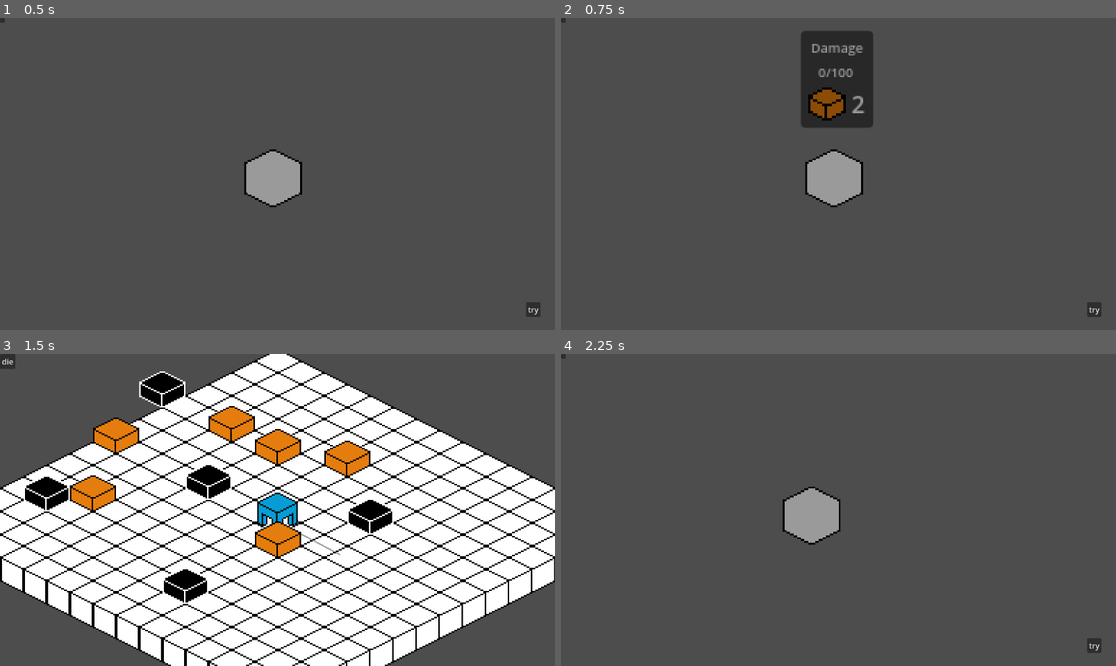
Above: before the commit, frames 1-4 (two rows, left to right).
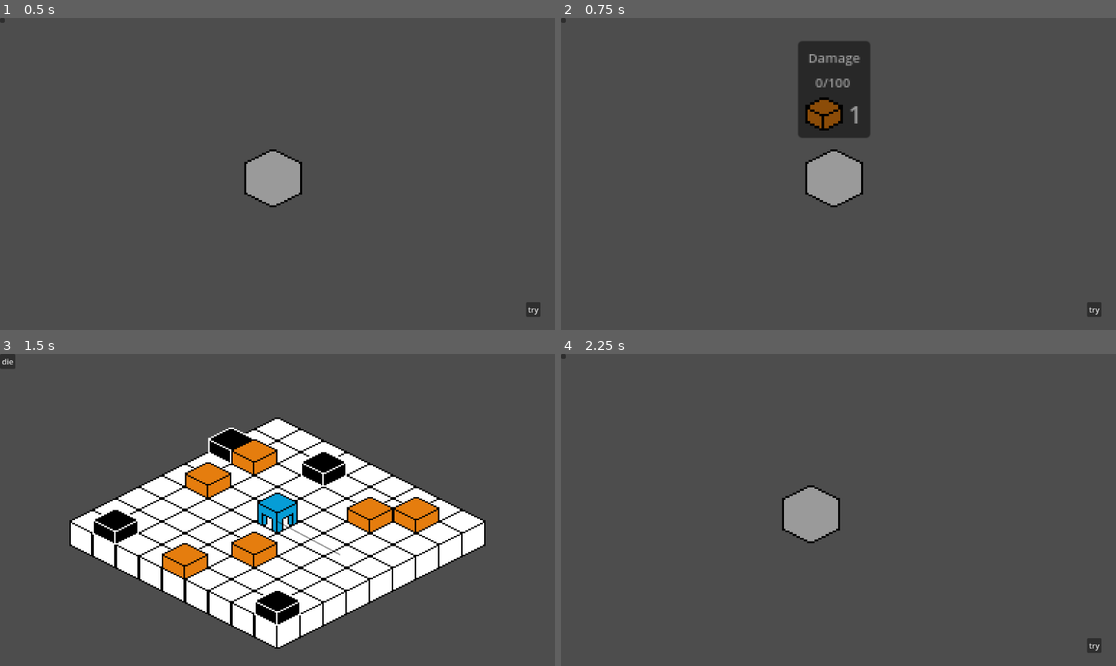
Above: after the commit, the same moments.

Repository: Hiqqup/no_time_to_mine
Game: Godot game, scene res://src/scenes/main.tscn
Two runs of this game, one before a commit and one after it. Both use one fixed random seed, a clock stepped at 60 frames per second and the inputs below.
Inputs (mouse positions are in pixels of both pictures, inside the frame that each line leads up to):
- Up to frame 1 (0.5 s): no input
- Up to frame 2 (0.75 s): click (832, 177) at 0.5 s
- Up to frame 3 (1.5 s): click "try" at 1.25 s
- Up to frame 4 (2.25 s): click "die" at 2 s

Frame 1 is identical in both runs. In frame 2, 2.3% of the frame differs, in the area x 42-57%, y 4-39%; in frame 3, 54%, in the area x 0-100%, y 0-100%; in frame 4, 0.3%.

Commit message:
backup before refactoring types to resources

Diff:
--- a/project.godot
+++ b/project.godot
@@ -27,6 +27,7 @@
 upgrade_stats=""
 forge=""
 item_types=""
+harvestable_types=""
 
 [input]
 
--- a/src/scenes/composables/gui_item_list_displayer.tscn
+++ b/src/scenes/composables/gui_item_list_displayer.tscn
@@ -1,6 +1,6 @@
 [gd_scene load_steps=2 format=3 uid="uid://yrnc5t2rwa3j"]
 
-[ext_resource type="Script" uid="uid://dx0hb3hv47va4" path="res://src/scenes/composables/gui_item_list_displayer.gd" id="1_0sewn"]
+[ext_resource type="Script" uid="uid://dx0hb3hv47va4" path="res://src/scripts/gui_item_list_displayer.gd" id="1_0sewn"]
 
 [node name="GuiItemListDisplayer" type="Node"]
 script = ExtResource("1_0sewn")
--- a/src/scenes/forge/forge.tscn
+++ b/src/scenes/forge/forge.tscn
@@ -1,6 +1,6 @@
 [gd_scene load_steps=6 format=3 uid="uid://js0scijtcqyj"]
 
-[ext_resource type="Script" uid="uid://kiphvgxfe0pn" path="res://src/scenes/forge/forge.gd" id="1_oc1b2"]
+[ext_resource type="Script" uid="uid://kiphvgxfe0pn" path="res://src/scripts/forge.gd" id="1_oc1b2"]
 [ext_resource type="PackedScene" uid="uid://mq0wb5hf2lra" path="res://src/scenes/mines/mines.tscn" id="2_gjnd3"]
 [ext_resource type="PackedScene" uid="uid://bktks85fbuoip" path="res://src/scenes/forge/skill_tree.tscn" id="2_oc1b2"]
 [ext_resource type="PackedScene" uid="uid://3inm7ms7ivqf" path="res://src/scenes/mines/player/storage.tscn" id="4_3sx3x"]
--- a/src/scenes/forge/skill_tree.tscn
+++ b/src/scenes/forge/skill_tree.tscn
@@ -49,29 +49,28 @@
 offset_right = 120.0
 offset_bottom = -21.0
 
-[node name="UpgradeButtonBase2" parent="Damage" instance=ExtResource("1_afy6t")]
+[node name="OrangeDropModifier" parent="Damage" instance=ExtResource("1_afy6t")]
 layout_mode = 0
 offset_left = -64.0
 offset_top = 72.0
 offset_right = -24.0
 offset_bottom = 112.0
-max_level = 5
 
-[node name="UpgradeButtonBase" parent="Damage/UpgradeButtonBase2" instance=ExtResource("1_afy6t")]
+[node name="UpgradeButtonBase" parent="Damage/OrangeDropModifier" instance=ExtResource("1_afy6t")]
 layout_mode = 0
 offset_left = -94.0
 offset_top = -61.0
 offset_right = -54.0
 offset_bottom = -21.0
 
-[node name="UpgradeButtonBase2" parent="Damage/UpgradeButtonBase2" instance=ExtResource("1_afy6t")]
+[node name="UpgradeButtonBase2" parent="Damage/OrangeDropModifier" instance=ExtResource("1_afy6t")]
 layout_mode = 0
 offset_left = 90.0
 offset_top = 66.0
 offset_right = 130.0
 offset_bottom = 106.0
 
-[node name="UpgradeButtonBase3" parent="Damage/UpgradeButtonBase2" instance=ExtResource("1_afy6t")]
+[node name="UpgradeButtonBase3" parent="Damage/OrangeDropModifier" instance=ExtResource("1_afy6t")]
 layout_mode = 0
 offset_left = -76.0
 offset_top = 96.0
--- a/src/scenes/forge/upgrade_button_base.tscn
+++ b/src/scenes/forge/upgrade_button_base.tscn
@@ -32,12 +32,16 @@
 
 [node name="InfoLabel" type="MarginContainer" parent="."]
 visible = false
-layout_mode = 0
-offset_left = -3.0
-offset_top = -82.0
-offset_right = 42.0
-offset_bottom = -38.0
+layout_mode = 1
+anchors_preset = -1
+anchor_left = 0.5
+anchor_top = -1.2
+anchor_right = 0.5
+anchor_bottom = -0.2
+grow_horizontal = 2
+grow_vertical = 0
 mouse_filter = 2
+metadata/_edit_use_anchors_ = true
 
 [node name="Panel" type="Panel" parent="InfoLabel"]
 layout_mode = 2
--- a/src/scenes/main.tscn
+++ b/src/scenes/main.tscn
@@ -1,11 +1,18 @@
-[gd_scene load_steps=5 format=3 uid="uid://spyc82xpyw3c"]
+[gd_scene load_steps=6 format=3 uid="uid://spyc82xpyw3c"]
 
 [ext_resource type="PackedScene" uid="uid://js0scijtcqyj" path="res://src/scenes/forge/forge.tscn" id="1_32aa5"]
+[ext_resource type="PackedScene" uid="uid://c4n68xwv48ec6" path="res://src/scenes/mines/harvestables/harvestable_types.tscn" id="1_o81g6"]
 [ext_resource type="PackedScene" uid="uid://dhca7hfn0n75e" path="res://src/scenes/camera.tscn" id="2_rr2wm"]
 [ext_resource type="PackedScene" uid="uid://bfvoq0bvjqdem" path="res://src/scenes/mines/player/upgrade_stats.tscn" id="4_5dlwx"]
 [ext_resource type="PackedScene" uid="uid://cam16g86sc3tq" path="res://src/scenes/drops/item_types.tscn" id="4_o81g6"]
 
 [node name="Main" type="Node"]
+
+[node name="HarvestableTypes" parent="." node_paths=PackedStringArray("harvestable_bases") groups=["harvestable_types"] instance=ExtResource("1_o81g6")]
+harvestable_bases = {
+1: NodePath("Biome1/OrangeHarvestable"),
+2: NodePath("Biome1/BlackHarvestable")
+}
 
 [node name="ItemTypes" parent="." node_paths=PackedStringArray("item_sprites") instance=ExtResource("4_o81g6")]
 item_sprites = {
--- a/src/scenes/mines/harvestables/biome_1/orange_harvestable.tscn
+++ b/src/scenes/mines/harvestables/biome_1/orange_harvestable.tscn
@@ -5,6 +5,5 @@
 [node name="OrangeHarvestable" instance=ExtResource("1_gosno")]
 health = 10.0
 drop_table = Dictionary[int, float]({
-1: 2.0,
-2: 3.0
+1: 1.0
 })
--- /dev/null
+++ b/src/scenes/mines/harvestables/harvestable_types.tscn
@@ -0,0 +1,18 @@
+[gd_scene load_steps=4 format=3 uid="uid://c4n68xwv48ec6"]
+
+[ext_resource type="Script" uid="uid://dgs3yw218rwn3" path="res://src/scripts/harvestable_types.gd" id="1_44loh"]
+[ext_resource type="PackedScene" uid="uid://b2l67njsqn515" path="res://src/scenes/mines/harvestables/biome_1/orange_harvestable.tscn" id="2_xxqhm"]
+[ext_resource type="PackedScene" uid="uid://n02e2v8cauvx" path="res://src/scenes/mines/harvestables/biome_1/black_harvestable.tscn" id="3_thfyk"]
+
+[node name="HarvestableTypes" type="Node" node_paths=PackedStringArray("harvestable_bases")]
+script = ExtResource("1_44loh")
+harvestable_bases = {
+1: NodePath("Biome1/OrangeHarvestable"),
+2: NodePath("Biome1/BlackHarvestable")
+}
+
+[node name="Biome1" type="Node2D" parent="."]
+
+[node name="OrangeHarvestable" parent="Biome1" instance=ExtResource("2_xxqhm")]
+
+[node name="BlackHarvestable" parent="Biome1" instance=ExtResource("3_thfyk")]
--- a/src/scenes/mines/mines.tscn
+++ b/src/scenes/mines/mines.tscn
@@ -1,4 +1,4 @@
-[gd_scene load_steps=5 format=4 uid="uid://mq0wb5hf2lra"]
+[gd_scene load_steps=5 format=3 uid="uid://mq0wb5hf2lra"]
 
 [ext_resource type="Script" uid="uid://dlns6x22rucix" path="res://src/scripts/mines.gd" id="1_5ay12"]
 [ext_resource type="PackedScene" uid="uid://dji7xejgxhg1e" path="res://src/scenes/mines/harvestables/harvestables.tscn" id="2_1bjje"]
@@ -16,8 +16,8 @@
 [node name="Drops" type="Node2D" parent="YSorted"]
 y_sort_enabled = true
 
-[node name="Harvestabels" parent="YSorted" instance=ExtResource("2_1bjje")]
-tile_map_data = PackedByteArray("AAD7/wMAAAAGAAAAAAD7//3/AAAGAAAAAAABAAEAAAAGAAAAAAD5/wAAAAAGAAAAAAD///z/AAAGAAAAAAABAAUAAAAEAAAAAAD6/wQAAAAEAAAAAAD4//3/AAAEAAAAAAACAP7/AAAEAAAAAAD9/wAAAAAEAAAAAAD9//3/AAAGAAAAAAA=")
+[node name="Harvestabels" parent="YSorted" node_paths=PackedStringArray("floor_layer") instance=ExtResource("2_1bjje")]
+floor_layer = NodePath("../../Floor")
 
 [node name="Player" parent="YSorted" instance=ExtResource("2_wu3x7")]
 y_sort_enabled = true
--- a/src/scenes/mines/player/storage.tscn
+++ b/src/scenes/mines/player/storage.tscn
@@ -1,6 +1,6 @@
 [gd_scene load_steps=2 format=3 uid="uid://3inm7ms7ivqf"]
 
-[ext_resource type="Script" uid="uid://cu0u7p6qftnda" path="res://src/scenes/mines/player/storage.gd" id="1_fryj3"]
+[ext_resource type="Script" uid="uid://cu0u7p6qftnda" path="res://src/scripts/storage.gd" id="1_fryj3"]
 
 [node name="Storage" type="Node"]
 script = ExtResource("1_fryj3")
--- a/src/scripts/floor.gd
+++ b/src/scripts/floor.gd
@@ -1,3 +1,4 @@
+class_name MineFloor
 extends TileMapLayer
 
 const _INVISIBLE_COLLIDER_ATLAS_COORIDNATES := Vector2i(7,0);
@@ -5,24 +6,34 @@
 
 
 var platform_radius: int;
+var used: Dictionary[Vector2i, bool]
 
 func setup(radius: int):
 	var offsets = [
-				Vector2i(1,1),
-				Vector2i(-1,1),
-				Vector2i(1,-1),
-				Vector2i(-1,-1),
-			];
+		Vector2i(1,1),
+		Vector2i(-1,1),
+		Vector2i(1,-1),
+		Vector2i(-1,-1),
+	];
 	platform_radius = radius
 	for i in radius:
 		for j in radius:
 			for offset in offsets:
 				set_cell(Vector2i(i,j) * offset, 0, _WHITE_FLOOR_ATLAS_COORIDNATES)
+				used[Vector2i(i,j) * offset] = false
+	used[Vector2i.ZERO ] =true; # the player is there
 	_place_boundries();
 
 
+func get_random_free_spot():
+	var random_pos = used.keys()[randi_range(0, used.size()-1)]
+	if used[random_pos] :
+		return get_random_free_spot();
+	return random_pos;
+
+
 func _ready() -> void:
-	setup(8);
+	setup(5);
 	pass
 
 func _place_boundries()->void:
@@ -32,8 +43,8 @@
 		Vector2i(1,0),
 		Vector2i(-1,0),
 	];
-	var used = get_used_cells();
-	for spot in used:
+	var _used = get_used_cells();
+	for spot in _used:
 		for offset in offsets:
 			var current_spot = spot+offset;
 			if get_cell_source_id(current_spot) == -1:
--- a/src/scripts/harvestable_base.gd
+++ b/src/scripts/harvestable_base.gd
@@ -27,10 +27,10 @@
 	#temporary end
 
 
-func _drop_table_float_to_int(drop_table: Dictionary[ItemTypes.types, float]):
+func _drop_table_float_to_int(dt: Dictionary[ItemTypes.types, float]):
 	var item_drops : Dictionary[ItemTypes.types, int];
-	for type in drop_table.keys():
-		var i = drop_table[type];
+	for type in dt.keys():
+		var i = dt[type];
 		item_drops[type] = int(floor(i));
 		if randf() <= (i - floor(i)):
 			item_drops[type] += 1;
@@ -64,6 +64,8 @@
 
 func _enter_tree() -> void:
 	var upgrade_stats: PlayerUpgradeStats = get_tree().get_first_node_in_group("upgrade_stats")
+	if not upgrade_stats:
+		return;
 	$MiningRange/MiningRangeShape.scale*= upgrade_stats.mining_range
 
 
--- /dev/null
+++ b/src/scripts/harvestable_types.gd
@@ -0,0 +1,17 @@
+class_name  HarvestableTypes
+extends Node
+
+@export var harvestable_bases: Dictionary[types, HarvestableBase]
+enum types{
+	BASE,
+	ORANGE,
+	BLACK,
+}
+
+func _ready() -> void:
+	$Biome1.position.x = 5000.0;
+
+func get_copy(type : types) ->HarvestableBase:
+	var base = harvestable_bases[type].duplicate();
+	base.visible = true;
+	return base;
--- a/src/scripts/harvestables.gd
+++ b/src/scripts/harvestables.gd
@@ -1,6 +1,42 @@
 extends TileMapLayer
 
+
+@export var floor_layer: MineFloor;
+
+const _OFFSETS = [
+		Vector2i(1,1),
+		Vector2i(-1,1),
+		Vector2i(1,-1),
+		Vector2i(-1,-1),
+	];
+
+
+var _harvestable_types;
+
+
 func _ready() -> void:
+	_harvestable_types = get_tree().get_first_node_in_group("harvestable_types");
+	generate_cells({
+		HarvestableTypes.types.ORANGE: 6,
+		HarvestableTypes.types.BLACK: 4,
+	});
+	_convert_used_cells();
+
+func generate_cells(amount: Dictionary[HarvestableTypes.types, int]):
+	for type in amount.keys():
+		for i in amount[type]:
+			_generate_one_cell_of_type(type);
+	pass;
+
+func _generate_one_cell_of_type(type: HarvestableTypes.types):
+	var base = _harvestable_types.get_copy(type);
+	var pos =floor_layer.get_random_free_spot();
+	floor_layer.used[pos] = true;
+	base.get_node("GridVectorToPositionConverter").set_grid_vector(pos);
+	add_child(base);
+
+
+func _convert_used_cells():
 	var used = get_used_cells();
 	for spot in used:
 		var scene: PackedScene = get_cell_tile_data(spot).get_custom_data("scene");
--- a/src/scripts/skill_tree.gd
+++ b/src/scripts/skill_tree.gd
@@ -4,10 +4,13 @@
 	var upgrade_stats: PlayerUpgradeStats = get_tree().get_first_node_in_group("upgrade_stats")
 	$Damage.apply_upgrade = (func():upgrade_stats.mining_damage += 1.0);
 	$Damage.cost_func  = (func (level:int) -> Dictionary[ItemTypes.types, int]:
-		return {ItemTypes.types.ORANGE_DROP: 2+level });
+		return {
+		ItemTypes.types.ORANGE_DROP: 1+ floor(0.5 * level),
+		});
+
 	$Damage/MiningSpeed.apply_upgrade = (func():upgrade_stats.mining_cooldown_duration *= 0.9);
 	$Damage/MiningSpeed.cost_func  = (func (level:int) -> Dictionary[ItemTypes.types, int]:
 		return {
 		ItemTypes.types.ORANGE_DROP: 2,
-		ItemTypes.types.BLACK_DROP: 1+level
-		 });
+		ItemTypes.types.BLACK_DROP: 1+level,
+		});
--- a/src/scripts/upgrade_stats.gd
+++ b/src/scripts/upgrade_stats.gd
@@ -6,3 +6,4 @@
 var mining_cooldown_duration:float = 1;
 var movement_speed: float = 150.0;
 var max_life_time: float = 10.0
+var orange_drop_multiplier: float = 1.0;
Renamed: src/scenes/forge/forge.gd -> src/scripts/forge.gd
Renamed: src/scenes/forge/forge.gd.uid -> src/scripts/forge.gd.uid
Renamed: src/scenes/composables/gui_item_list_displayer.gd -> src/scripts/gui_item_list_displayer.gd
Renamed: src/scenes/composables/gui_item_list_displayer.gd.uid -> src/scripts/gui_item_list_displayer.gd.uid
Not shown, added: src/scripts/harvestable_types.gd.uid
Renamed: src/scenes/mines/player/storage.gd -> src/scripts/storage.gd
Renamed: src/scenes/mines/player/storage.gd.uid -> src/scripts/storage.gd.uid
